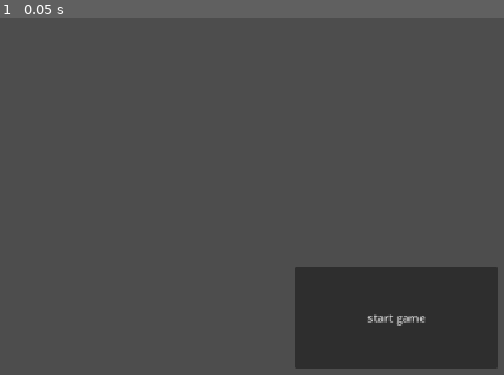
Above: before the commit, frame 1.
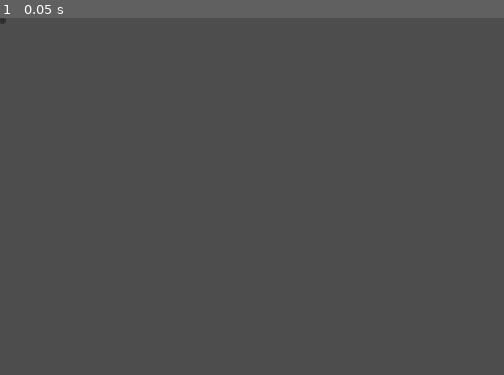
Above: after the commit, the same moment.

Repository: BillNyeFan123-creator/rebound
Game: Godot game, scene res://start_screen.tscn
The game is run twice, just before and just after one commit, with the same random seed, the same clock (stepped at 60 frames per second) and the same inputs.
Inputs:
- Up to frame 1 (0.05 s): no input

The runs differ from the first frame. In frame 1, 11% of the frame differs, in the area x 0-99%, y 0-99%.

Commit message:
add color scheme

Diff:
--- a/button.gd
+++ b/button.gd
@@ -1,15 +1,9 @@
-extends Button
+extends TextureButton
 
 
-# Called when the node enters the scene tree for the first time.
 func _ready() -> void:
-	pass # Replace with function body.
+	pressed.connect(_on_pressed)
 
 
-# Called every frame. 'delta' is the elapsed time since the previous frame.
-func _process(delta: float) -> void:
-	pass
-
-
-func _on_pressed():
+func _on_pressed() -> void:
 	get_tree().change_scene_to_file("res://SaveManager.tscn")
--- a/start_screen.tscn
+++ b/start_screen.tscn
@@ -1,6 +1,6 @@
 [gd_scene format=3 uid="uid://drcju0ep61atp"]
 
-[ext_resource type="Script" uid="uid://c77m2qo11yv5l" path="res://button.gd" id="1_ncxyx"]
+[sub_resource type="Theme" id="Theme_q6vxt"]
 
 [sub_resource type="GDScript" id="GDScript_pevhg"]
 script/source = "extends Control
@@ -23,17 +23,10 @@
 anchor_bottom = 1.0
 grow_horizontal = 2
 grow_vertical = 2
+theme = SubResource("Theme_q6vxt")
 script = SubResource("GDScript_pevhg")
 
-[node name="Button" type="Button" parent="." unique_id=2065341319]
-layout_mode = 1
-anchors_preset = -1
-anchor_right = 1.0
-anchor_bottom = 1.0
-offset_left = 425.0
-offset_top = 358.0
-offset_right = -435.0
-offset_bottom = -143.0
-text = "start game
-"
-script = ExtResource("1_ncxyx")
+[node name="Button" type="Button" parent="." unique_id=1389527646]
+layout_mode = 0
+offset_right = 8.0
+offset_bottom = 8.0
Binary file added: assets/GameUI/Buttons/button_rectangle_border.png
Not shown, changed: assets/GameUI/Buttons/button_rectangle_border.png.import
Binary file added: assets/GameUI/Buttons/button_rectangle_depth_border.png
Not shown, added: assets/GameUI/Buttons/button_rectangle_depth_border.png.import
Binary file removed: assets/GameUI/play-button(1).png
Not shown, removed: assets/test.txt
